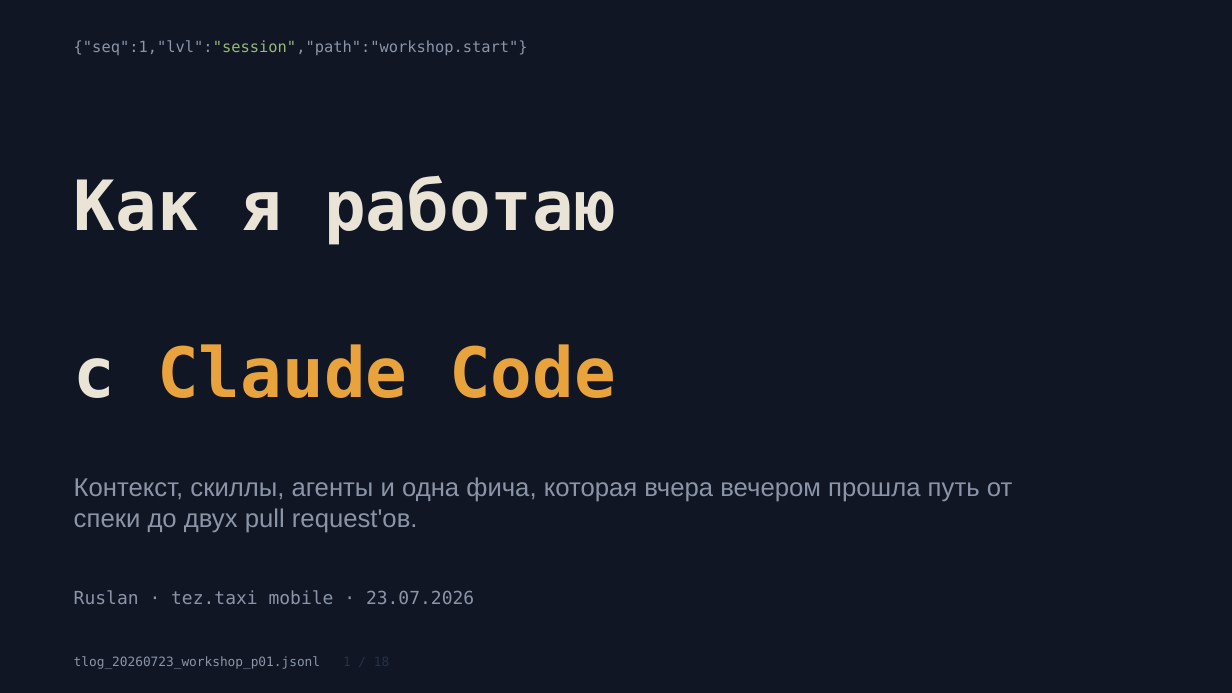
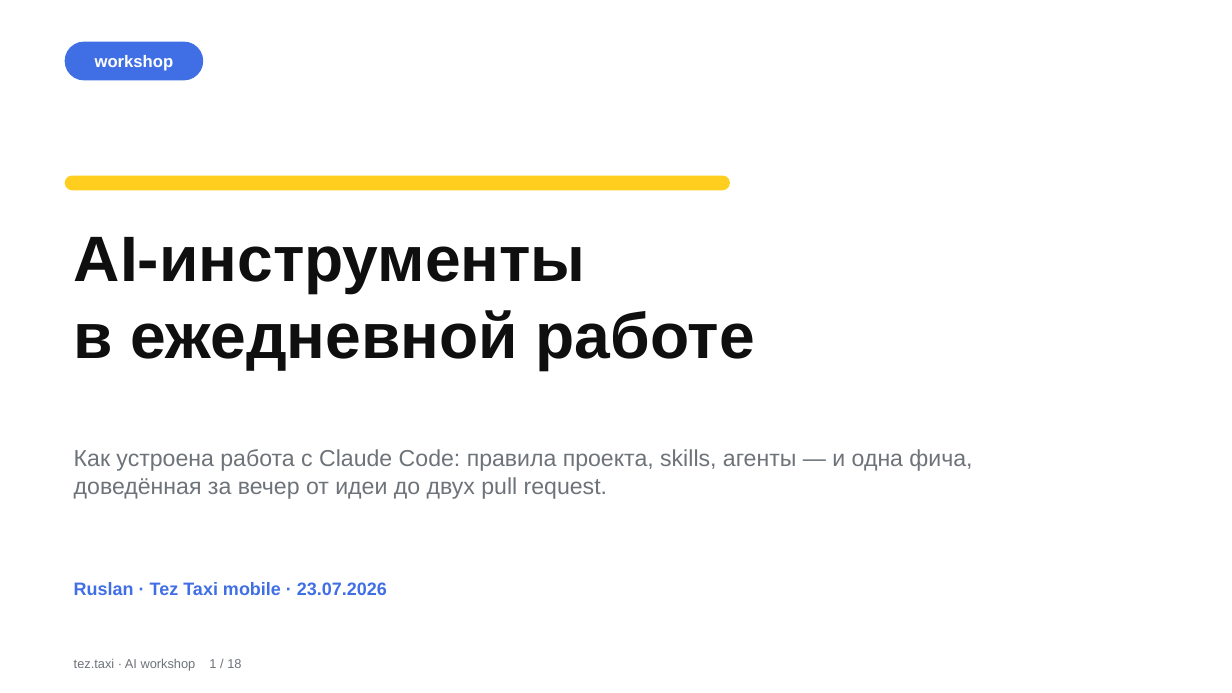
Before and after one commit to Ruslan660/flutter_team_logger, a slide deck: slide 1 of docs/slides/ai-workshop.pptx. Drawn at 1232x693 pixels with LibreOffice and Linux fonts; fonts in the diff are those of the drawing. Boxes give left, top, right and bottom in pixels: in the first picture for what was removed or moved away, otherwise in the second. Text is boxed around its words. In the diff, an @@ line names an element or a change of style, - is before the commit and + after.

Commit message:
docs(workshop): redo deck in Tez Taxi app style for a broader technical audience
- Darb palette (light surfaces, brand-accent blue, attention yellow),
  app-like cards and section pills
- plain language, no developer slang; QA-relevant examples
- dedicated slides for rtk, superpowers, codex and the SDD approach
- only repo-versioned skills are mentioned

```diff
--- a/docs/slides/ai-workshop.pptx
+++ b/docs/slides/ai-workshop.pptx
@@ background #101623 to #FFFFFF @@
@@ rounded rectangle added at (65,42,203,80), fill #406FE5, 13 pt, text #FFFFFF, bold @@
+workshop
@@ text removed at (74,40,528,55) @@
-{"seq":1,"lvl":"session","path":"workshop.start"}
@@ rounded rectangle added at (65,176,730,190), fill #FFCE1F @@
@@ text removed at (74,175,616,398) @@
-Как я работаю
-с Claude Code
@@ text added at (74,237,755,370), 50 pt, text #0F0F0F, bold @@
+AI-инструменты
+в ежедневной работе
@@ text at (74,449,972,499): text changed; size 20 to 18 pt; text colour #8B95A7 to #6E7379 @@
-Контекст, скиллы, агенты и одна фича, которая вчера вечером прошла путь от спеки до двух pull request'ов.
+Как устроена работа с Claude Code: правила проекта, skills, агенты — и одна фича, доведённая за вечер от идеи до двух pull request.
@@ text at (74,582,387,595): text changed; font DejaVu Sans Mono to Arial; text colour #8B95A7 to #406FE5; bold on @@
-Ruslan · tez.taxi mobile · 23.07.2026
+Ruslan · Tez Taxi mobile · 23.07.2026
@@ text at (74,658,241,671): text changed; font DejaVu Sans Mono to Arial; text colour #8B95A7 to #6E7379 @@
-tlog_20260723_workshop_p01.jsonl 1 / 18
+tez.taxi · AI workshop 1 / 18
```
Also in this commit, not shown: 2 other slides changed, 15 slides added, 15 slides removed, 1 other file.
